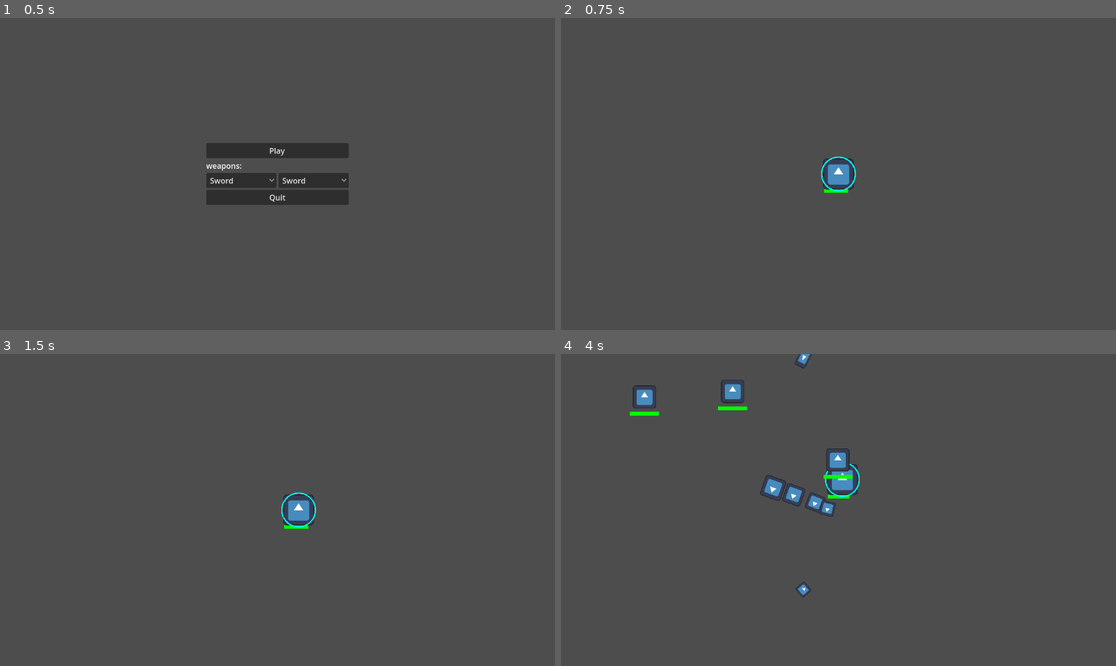
Above: before the commit, frames 1-4 (two rows, left to right).
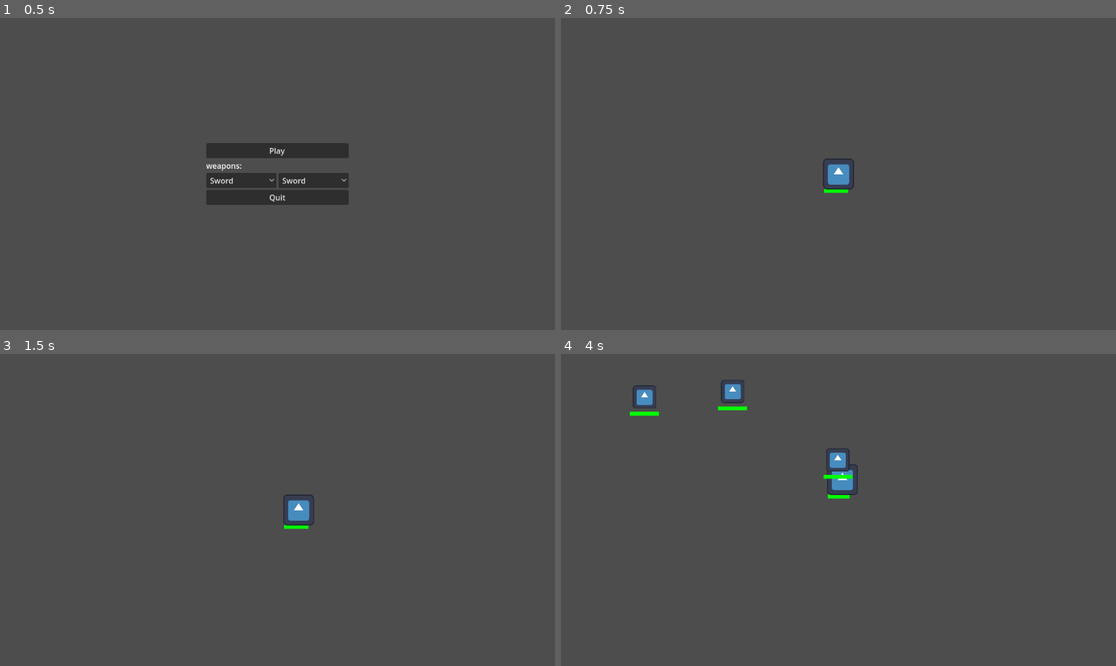
Above: after the commit, the same moments.

Repository: stoelzel/Top-down-swarm-fighting-game
Game: Godot game, scene res://Scenes/Menus/main_menu.tscn
Two runs of this game, one before a commit and one after it. Both use one fixed random seed, a clock stepped at 60 frames per second and the inputs below. The engine's default icon, where the game draws it, is replaced by a stand-in: a white triangle on a blue panel in a dark square.
Inputs (mouse positions are in pixels of both pictures, inside the frame that each line leads up to):
- Up to frame 1 (0.5 s): no input
- Up to frame 2 (0.75 s): click "Play" at 0.5 s
- Up to frame 3 (1.5 s): tap Enter at 1.25 s; move the mouse to (399, 494) at 1.27 s; hold D (move_right) from 1.28 s (still down); hold 1 (1) from 1.28 s (still down)
- Up to frame 4 (4 s): tap 2 (2) at 1.55, 2.1, 3.8 s; move the mouse to (727, 525) at 2.02 s; release D (move_right) at 2.03 s; release 1 (1) at 2.03 s; hold S (move_down) 2.03-2.78 s; click (727, 525) at 2.3 s; move the mouse to (894, 441) at 2.77 s; press the mouse at (894, 441) at 2.78 s; hold D (move_right) 2.78-3.53 s; tap 1 (1) at 3.05, 3.6 s; move the mouse to (810, 572) at 3.52 s; release the mouse at (810, 572) at 3.53 s; hold W (move_up) from 3.53 s (still down)

Frame 1 is identical in both runs. In frame 2, 0.1% of the frame differs, in the area x 46-54%, y 44-56%; in frame 3, 0.1%; in frame 4, 0.7%, in the area x 35-54%, y 0-78%.

Commit message:
fixed weapon selector to work with new method

Diff:
--- a/Scripts/Weapons/Weapon projectiles/weapons_manager.gd
+++ b/Scripts/Weapons/Weapon projectiles/weapons_manager.gd
@@ -7,15 +7,6 @@
 
 @onready var player: CharacterBody2D = %Player
 
-
-#weapons
-#enum weapons {
-	#nothing,
-	#sword,
-	#shield,
-	#gun,
-	#flame_thrower,
-	#}
 
 var flame_thrower_ammo: float = 5.0
 
@@ -30,18 +21,32 @@
 var mouse_position
 var direction
 
+
 # Called when the node enters the scene tree for the first time.
 func _ready() -> void:
-	#stored_weapon_1 = Singleton.weapon_1
-	#stored_weapon_2 = Singleton.weapon_2
+	if Singleton.weapon_1 == 1:
+		_create_weapon_generator(sword_prefab, 1)
+	elif Singleton.weapon_1 == 2:
+		_create_weapon_generator(shield_prefab, 1)
+	elif Singleton.weapon_1 == 3:
+		_create_weapon_generator(gun_prefab, 1)
+	elif Singleton.weapon_1 == 4:
+		_create_weapon_generator(fire_prefab, 1)
+
+	if Singleton.weapon_2 == 1:
+		_create_weapon_generator(sword_prefab, 2)
+	elif Singleton.weapon_2 == 2:
+		_create_weapon_generator(shield_prefab, 2)
+	elif Singleton.weapon_2 == 3:
+		_create_weapon_generator(gun_prefab, 2)
+	elif Singleton.weapon_2 == 4:
+		_create_weapon_generator(fire_prefab, 2)
+
 	stored_weapon_equiped = 1
-	_create_weapon_generator(fire_prefab, 1)
-	_create_weapon_generator(gun_prefab, 2)
 
 
 # Called every frame. 'delta' is the elapsed time since the previous frame.
 func _process(delta: float) -> void:
-
 
 	mouse_position = get_global_mouse_position()
 	direction = (mouse_position - player.position).normalized()
@@ -54,13 +59,6 @@
 		equiped_weapon = stored_weapon_1
 	elif stored_weapon_equiped == 2:
 		equiped_weapon = stored_weapon_2
-
-	queue_redraw()
-
-	##passive effects
-	#match equiped_weapon:
-		#_:
-			#pass
 
 	if Input.is_action_pressed("primary_action"):
 		if equiped_weapon != null:
@@ -77,35 +75,6 @@
 			if equiped_weapon.has_method("_reload") == true:
 				equiped_weapon._reload()
 
-	##active press effects for primary action
-	#if Input.is_action_just_pressed("primary_action"):
-		#if primary_cooldown < 0:
-			#match equiped_weapon:
-				#weapons.sword:
-					#_sword_swing()
-				#weapons.gun:
-					#_gun_fire()
-				#_:
-					#pass
-		#
-		#match equiped_weapon:
-			#_:
-				#pass
-	#
-	##active held effects for primary action
-	#if Input.is_action_pressed("primary_action"):
-		#if primary_cooldown < 0:
-			#match equiped_weapon:
-				#weapons.flame_thrower:
-					#_fire_throw()
-				#_:
-					#pass
-		#
-		#match equiped_weapon:
-			#weapons.shield:
-				#_shield()
-			#_:
-				#pass
 
 func _create_weapon_generator(prefab, stored_weapon):
 	var inst = prefab.instantiate()
@@ -113,47 +82,9 @@
 	inst._manager_add(stored_weapon)
 	add_child(inst)
 
-#func _sword_swing():
-	#primary_cooldown = 0.3
-	#var inst = sword_1_prefab.instantiate()
-	#inst.position = player.position
-	#inst.position += 100 * direction
-	#inst.look_at(player.position)
-	#inst.rotation += deg_to_rad(-90)
-	#inst.knockback_position = inst.position - (50 * direction)
-	#owner.add_child(inst)
-#
-#func _shield():
-	#var inst = shield_1_prefab.instantiate()
-	#inst.position = player.position
-	#inst.position += 100 * direction
-	#inst.look_at(player.position)
-	#inst.rotation += deg_to_rad(-90)
-	#inst.knockback_position = inst.position - (50 * direction)
-	#owner.add_child(inst)
-#
-#func _gun_fire():
-	#if gun_ammo > 0:
-		#gun_ammo -= 1
-		#primary_cooldown = 0.05
-		#var inst = gun_1_prefab.instantiate()
-		#inst.position = player.position
-		#inst.look_at(mouse_position)
-		#inst.rotation += deg_to_rad(-90)
-		#inst.knockback_position = inst.position
-		#owner.add_child(inst)
-	#elif gun_ammo <= 0:
-		#primary_cooldown = 0.8
-		#gun_ammo = 6.0
-#
-#func _fire_throw():
-	#primary_cooldown = 0.1
-	#var inst = fire_1_prefab.instantiate()
-	#inst.position = player.position
-	#inst.look_at(mouse_position)
-	#inst.rotation += deg_to_rad((-90 * randf_range(0.95, 1.05)))
-	#inst.knockback_position = inst.position
-	#owner.add_child(inst)
+
+	queue_redraw()
+
 
 func _draw() -> void:
 	if equiped_weapon != null:
